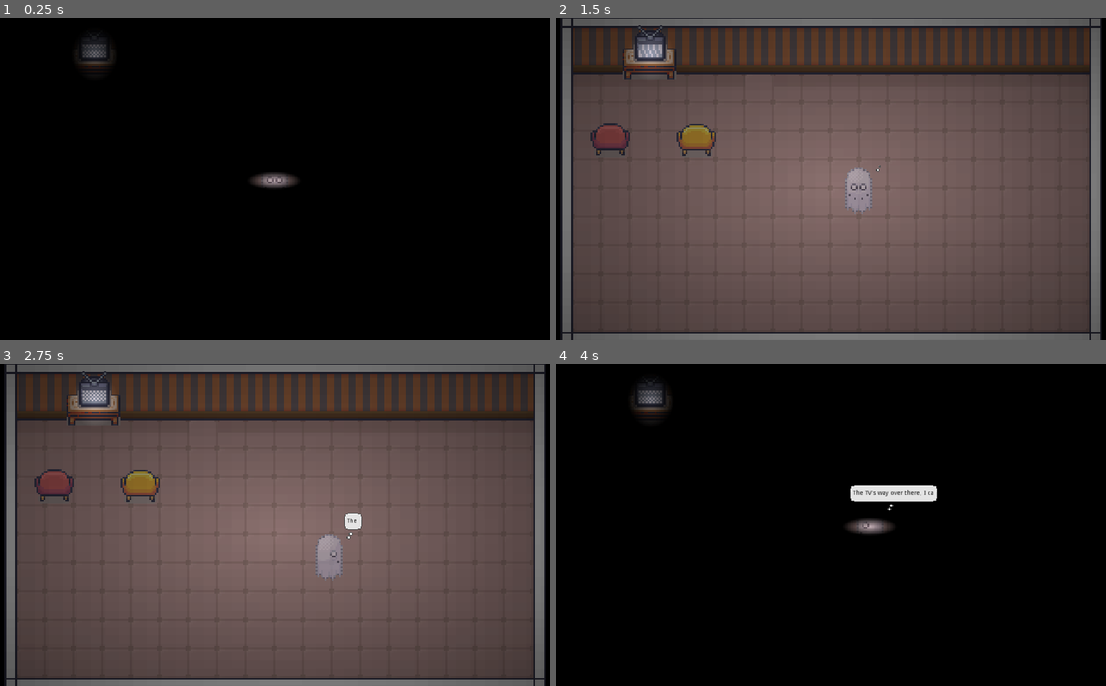
Above: before the commit, frames 1-4 (two rows, left to right).
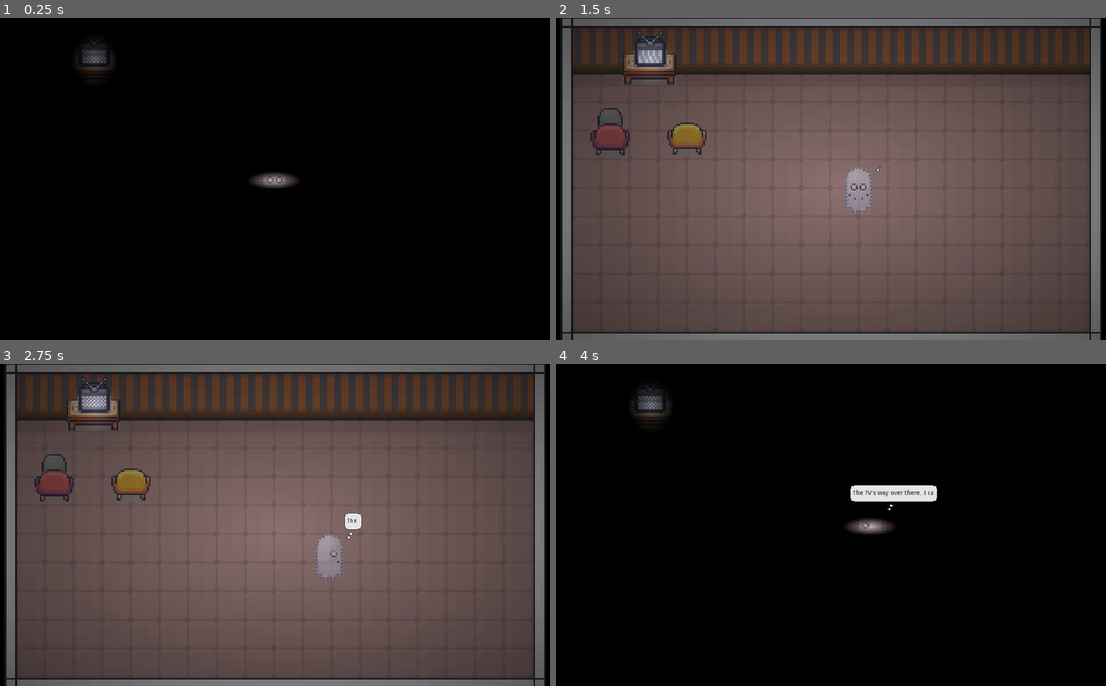
Above: after the commit, the same moments.

Repository: aranasaurus/bad-luck-blanche
Game: Godot game, scene res://World.tscn
Two runs of this game, one before a commit and one after it. Both use one fixed random seed, a clock stepped at 60 frames per second and the inputs below.
Inputs:
- Up to frame 1 (0.25 s): no input
- Up to frame 2 (1.5 s): hold Right (Right) 0.53-1.28 s; tap C (Chat) at 0.6 s; hold Down (Down) from 1.28 s (still down); tap L (Lights) at 1.35 s
- Up to frame 3 (2.75 s): release Down (Down) at 2.03 s; hold Right (Right) from 2.03 s (still down); tap T (TV) at 2.1 s
- Up to frame 4 (4 s): release Right (Right) at 2.78 s; hold Up (Up) 2.78-3.53 s; tap C (Chat) at 2.85 s; hold Left (Left) from 3.53 s (still down); tap L (Lights) at 3.6 s

The runs differ from the first frame. In frame 1, 0.2% of the frame differs, in the area x 14-21%, y 5-18%; in frame 2, 1.4%; in frame 3, 1.4%, in the area x 7-30%, y 2-43%; in frame 4, 0.3%.

Commit message:
Add Vernon

Diff:
--- /dev/null
+++ b/Vernon.tscn
@@ -0,0 +1,18 @@
+[gd_scene load_steps=3 format=2]
+
+[ext_resource path="res://sprites/Old_man_Josh_32x32.png" type="Texture" id=1]
+
+[sub_resource type="RectangleShape2D" id=1]
+extents = Vector2( 13, 4 )
+
+[node name="Vernon" type="KinematicBody2D"]
+
+[node name="CollisionShape2D" type="CollisionShape2D" parent="."]
+shape = SubResource( 1 )
+
+[node name="Sprite" type="Sprite" parent="."]
+position = Vector2( 0, -32 )
+texture = ExtResource( 1 )
+hframes = 48
+vframes = 10
+frame = 1
--- a/World.tscn
+++ b/World.tscn
@@ -8,6 +8,103 @@
 [ext_resource path="res://tiles/14_Basement_32x32.png" type="Texture" id=6]
 [ext_resource path="res://TV.tscn" type="PackedScene" id=7]
 [ext_resource path="res://tv_light.png" type="Texture" id=8]
+[ext_resource path="res://Vernon.tscn" type="PackedScene" id=9]
+
+[sub_resource type="ConvexPolygonShape2D" id=1]
+points = PoolVector2Array( 32, 32, 0, 32, 0, 0, 32, 0 )
+
+[sub_resource type="ConvexPolygonShape2D" id=2]
+points = PoolVector2Array( 32, 32, 0, 32, 0, 0, 32, 0 )
+
+[sub_resource type="ConvexPolygonShape2D" id=3]
+points = PoolVector2Array( 32, 32, 0, 32, 0, 0, 32, 0 )
+
+[sub_resource type="ConvexPolygonShape2D" id=4]
+points = PoolVector2Array( 32, 32, 0, 32, 0, 0, 32, 0 )
+
+[sub_resource type="ConvexPolygonShape2D" id=5]
+points = PoolVector2Array( 32, 32, 0, 32, 0, 0, 32, 0 )
+
+[sub_resource type="ConvexPolygonShape2D" id=6]
+points = PoolVector2Array( 32, 32, 0, 32, 0, 0, 32, 0 )
+
+[sub_resource type="ConvexPolygonShape2D" id=7]
+points = PoolVector2Array( 32, 32, 0, 32, 0, 0, 32, 0 )
+
+[sub_resource type="ConvexPolygonShape2D" id=8]
+points = PoolVector2Array( 32, 32, 0, 32, 0, 0, 32, 0 )
+
+[sub_resource type="ConvexPolygonShape2D" id=9]
+points = PoolVector2Array( 0, -32, 32, -32, 32, -32, 0, -32 )
+
+[sub_resource type="ConvexPolygonShape2D" id=10]
+points = PoolVector2Array( 0, 0, 32, 0, 32, 32, 0, 32 )
+
+[sub_resource type="ConvexPolygonShape2D" id=11]
+points = PoolVector2Array( 0, 0, 32, 0, 32, 32, 0, 32 )
+
+[sub_resource type="ConvexPolygonShape2D" id=12]
+points = PoolVector2Array( 0, 0, 32, 0, 32, 32, 0, 32 )
+
+[sub_resource type="ConvexPolygonShape2D" id=13]
+points = PoolVector2Array( 0, 0, 32, 0, 32, 32, 0, 32 )
+
+[sub_resource type="ConvexPolygonShape2D" id=14]
+points = PoolVector2Array( 0, 0, 32, 0, 32, 32, 0, 32 )
+
+[sub_resource type="ConvexPolygonShape2D" id=15]
+points = PoolVector2Array( 0, 0, 32, 0, 32, 32, 0, 32 )
+
+[sub_resource type="ConvexPolygonShape2D" id=16]
+points = PoolVector2Array( 0, 0, 32, 0, 32, 32, 0, 32 )
+
+[sub_resource type="ConvexPolygonShape2D" id=17]
+points = PoolVector2Array( 40, 96, 0, 96, 0, 32, 40, 32 )
+
+[sub_resource type="ConvexPolygonShape2D" id=18]
+points = PoolVector2Array( 48, 64, 0, 64, 0, 48, 48, 48 )
+
+[sub_resource type="ConvexPolygonShape2D" id=19]
+points = PoolVector2Array( 32, 32, 0, 32, 0, 0, 32, 0 )
+
+[sub_resource type="ConvexPolygonShape2D" id=20]
+points = PoolVector2Array( 32, 32, 0, 32, 0, 0, 32, 0 )
+
+[sub_resource type="ConvexPolygonShape2D" id=21]
+points = PoolVector2Array( 32, 32, 0, 32, 0, 0, 32, 0 )
+
+[sub_resource type="ConvexPolygonShape2D" id=22]
+points = PoolVector2Array( 32, 32, 0, 32, 0, 0, 32, 0 )
+
+[sub_resource type="ConvexPolygonShape2D" id=23]
+points = PoolVector2Array( 32, 32, 0, 32, 0, 0, 32, 0 )
+
+[sub_resource type="ConvexPolygonShape2D" id=24]
+points = PoolVector2Array( 32, 32, 0, 32, 0, 0, 32, 0 )
+
+[sub_resource type="ConvexPolygonShape2D" id=25]
+points = PoolVector2Array( 32, 32, 0, 32, 0, 0, 32, 0 )
+
+[sub_resource type="ConvexPolygonShape2D" id=26]
+points = PoolVector2Array( 32, 32, 0, 32, 0, 0, 32, 0 )
+
+[sub_resource type="ConvexPolygonShape2D" id=27]
+points = PoolVector2Array( 32, 32, 0, 32, 0, 0, 32, 0 )
+
+[sub_resource type="ConvexPolygonShape2D" id=28]
+points = PoolVector2Array( 32, 32, 0, 32, 0, 0, 32, 0 )
+
+[sub_resource type="ConvexPolygonShape2D" id=29]
+points = PoolVector2Array( 32, 32, 0, 32, 0, 0, 32, 0 )
+
+[sub_resource type="ConvexPolygonShape2D" id=30]
+points = PoolVector2Array( 32, 32, 0, 32, 0, 0, 32, 0 )
+
+[sub_resource type="ConvexPolygonShape2D" id=31]
+points = PoolVector2Array( 32, 32, 0, 32, 0, 0, 32, 0 )
+
+[sub_resource type="ConvexPolygonShape2D" id=32]
+points = PoolVector2Array( 32, 32, 0, 32, 0, 0, 32, 0 )
 
 [sub_resource type="ConvexPolygonShape2D" id=33]
 points = PoolVector2Array( 32, 32, 0, 32, 0, 0, 32, 0 )
@@ -30,93 +127,6 @@
 [sub_resource type="ConvexPolygonShape2D" id=39]
 points = PoolVector2Array( 32, 32, 0, 32, 0, 0, 32, 0 )
 
-[sub_resource type="ConvexPolygonShape2D" id=49]
-points = PoolVector2Array( 32, 32, 0, 32, 0, 0, 32, 0 )
-
-[sub_resource type="ConvexPolygonShape2D" id=1]
-points = PoolVector2Array( 0, -32, 32, -32, 32, -32, 0, -32 )
-
-[sub_resource type="ConvexPolygonShape2D" id=2]
-points = PoolVector2Array( 0, 0, 32, 0, 32, 32, 0, 32 )
-
-[sub_resource type="ConvexPolygonShape2D" id=3]
-points = PoolVector2Array( 0, 0, 32, 0, 32, 32, 0, 32 )
-
-[sub_resource type="ConvexPolygonShape2D" id=4]
-points = PoolVector2Array( 0, 0, 32, 0, 32, 32, 0, 32 )
-
-[sub_resource type="ConvexPolygonShape2D" id=5]
-points = PoolVector2Array( 0, 0, 32, 0, 32, 32, 0, 32 )
-
-[sub_resource type="ConvexPolygonShape2D" id=6]
-points = PoolVector2Array( 0, 0, 32, 0, 32, 32, 0, 32 )
-
-[sub_resource type="ConvexPolygonShape2D" id=7]
-points = PoolVector2Array( 0, 0, 32, 0, 32, 32, 0, 32 )
-
-[sub_resource type="ConvexPolygonShape2D" id=8]
-points = PoolVector2Array( 0, 0, 32, 0, 32, 32, 0, 32 )
-
-[sub_resource type="ConvexPolygonShape2D" id=9]
-points = PoolVector2Array( 40, 96, 0, 96, 0, 32, 40, 32 )
-
-[sub_resource type="ConvexPolygonShape2D" id=10]
-points = PoolVector2Array( 48, 64, 0, 64, 0, 48, 48, 48 )
-
-[sub_resource type="ConvexPolygonShape2D" id=11]
-points = PoolVector2Array( 32, 32, 0, 32, 0, 0, 32, 0 )
-
-[sub_resource type="ConvexPolygonShape2D" id=12]
-points = PoolVector2Array( 32, 32, 0, 32, 0, 0, 32, 0 )
-
-[sub_resource type="ConvexPolygonShape2D" id=13]
-points = PoolVector2Array( 32, 32, 0, 32, 0, 0, 32, 0 )
-
-[sub_resource type="ConvexPolygonShape2D" id=14]
-points = PoolVector2Array( 32, 32, 0, 32, 0, 0, 32, 0 )
-
-[sub_resource type="ConvexPolygonShape2D" id=15]
-points = PoolVector2Array( 32, 32, 0, 32, 0, 0, 32, 0 )
-
-[sub_resource type="ConvexPolygonShape2D" id=16]
-points = PoolVector2Array( 32, 32, 0, 32, 0, 0, 32, 0 )
-
-[sub_resource type="ConvexPolygonShape2D" id=17]
-points = PoolVector2Array( 32, 32, 0, 32, 0, 0, 32, 0 )
-
-[sub_resource type="ConvexPolygonShape2D" id=18]
-points = PoolVector2Array( 32, 32, 0, 32, 0, 0, 32, 0 )
-
-[sub_resource type="ConvexPolygonShape2D" id=19]
-points = PoolVector2Array( 32, 32, 0, 32, 0, 0, 32, 0 )
-
-[sub_resource type="ConvexPolygonShape2D" id=20]
-points = PoolVector2Array( 32, 32, 0, 32, 0, 0, 32, 0 )
-
-[sub_resource type="ConvexPolygonShape2D" id=21]
-points = PoolVector2Array( 32, 32, 0, 32, 0, 0, 32, 0 )
-
-[sub_resource type="ConvexPolygonShape2D" id=22]
-points = PoolVector2Array( 32, 32, 0, 32, 0, 0, 32, 0 )
-
-[sub_resource type="ConvexPolygonShape2D" id=23]
-points = PoolVector2Array( 32, 32, 0, 32, 0, 0, 32, 0 )
-
-[sub_resource type="ConvexPolygonShape2D" id=24]
-points = PoolVector2Array( 32, 32, 0, 32, 0, 0, 32, 0 )
-
-[sub_resource type="ConvexPolygonShape2D" id=25]
-points = PoolVector2Array( 32, 32, 0, 32, 0, 0, 32, 0 )
-
-[sub_resource type="ConvexPolygonShape2D" id=26]
-points = PoolVector2Array( 32, 32, 0, 32, 0, 0, 32, 0 )
-
-[sub_resource type="ConvexPolygonShape2D" id=27]
-points = PoolVector2Array( 32, 32, 0, 32, 0, 0, 32, 0 )
-
-[sub_resource type="ConvexPolygonShape2D" id=28]
-points = PoolVector2Array( 32, 32, 0, 32, 0, 0, 32, 0 )
-
 [sub_resource type="ConvexPolygonShape2D" id=40]
 points = PoolVector2Array( 32, 32, 0, 32, 0, 0, 32, 0 )
 
@@ -135,16 +145,7 @@
 [sub_resource type="ConvexPolygonShape2D" id=45]
 points = PoolVector2Array( 32, 32, 0, 32, 0, 0, 32, 0 )
 
-[sub_resource type="ConvexPolygonShape2D" id=46]
-points = PoolVector2Array( 32, 32, 0, 32, 0, 0, 32, 0 )
-
-[sub_resource type="ConvexPolygonShape2D" id=47]
-points = PoolVector2Array( 32, 32, 0, 32, 0, 0, 32, 0 )
-
-[sub_resource type="ConvexPolygonShape2D" id=48]
-points = PoolVector2Array( 32, 32, 0, 32, 0, 0, 32, 0 )
-
-[sub_resource type="TileSet" id=29]
+[sub_resource type="TileSet" id=46]
 0/name = "Room_Builder_32x32.png 0"
 0/texture = ExtResource( 1 )
 0/tex_offset = Vector2( 0, 0 )
@@ -246,170 +247,170 @@
 4/navigation_offset = Vector2( 0, 0 )
 4/shape_offset = Vector2( 0, 0 )
 4/shape_transform = Transform2D( 1, 0, 0, 1, 0, 0 )
-4/shape = SubResource( 11 )
+4/shape = SubResource( 19 )
 4/shape_one_way = false
 4/shape_one_way_margin = 1.0
 4/shapes = [ {
 "autotile_coord": Vector2( 0, 0 ),
 "one_way": false,
 "one_way_margin": 1.0,
-"shape": SubResource( 11 ),
+"shape": SubResource( 19 ),
 "shape_transform": Transform2D( 1, 0, 0, 1, 0, 0 )
 }, {
 "autotile_coord": Vector2( 1, 0 ),
 "one_way": false,
 "one_way_margin": 1.0,
-"shape": SubResource( 12 ),
+"shape": SubResource( 20 ),
 "shape_transform": Transform2D( 1, 0, 0, 1, 0, 0 )
 }, {
 "autotile_coord": Vector2( 7, 0 ),
 "one_way": false,
 "one_way_margin": 1.0,
-"shape": SubResource( 13 ),
+"shape": SubResource( 21 ),
 "shape_transform": Transform2D( 1, 0, 0, 1, 0, 0 )
 }, {
 "autotile_coord": Vector2( 8, 0 ),
 "one_way": false,
 "one_way_margin": 1.0,
-"shape": SubResource( 14 ),
+"shape": SubResource( 22 ),
 "shape_transform": Transform2D( 1, 0, 0, 1, 0, 0 )
 }, {
 "autotile_coord": Vector2( 9, 0 ),
 "one_way": false,
 "one_way_margin": 1.0,
-"shape": SubResource( 15 ),
+"shape": SubResource( 23 ),
 "shape_transform": Transform2D( 1, 0, 0, 1, 0, 0 )
 }, {
 "autotile_coord": Vector2( 9, 1 ),
 "one_way": false,
 "one_way_margin": 1.0,
-"shape": SubResource( 16 ),
+"shape": SubResource( 24 ),
 "shape_transform": Transform2D( 1, 0, 0, 1, 0, 0 )
 }, {
 "autotile_coord": Vector2( 8, 1 ),
 "one_way": false,
 "one_way_margin": 1.0,
-"shape": SubResource( 17 ),
+"shape": SubResource( 25 ),
 "shape_transform": Transform2D( 1, 0, 0, 1, 0, 0 )
 }, {
 "autotile_coord": Vector2( 4, 1 ),
 "one_way": false,
 "one_way_margin": 1.0,
-"shape": SubResource( 18 ),
+"shape": SubResource( 26 ),
 "shape_transform": Transform2D( 1, 0, 0, 1, 0, 0 )
 }, {
 "autotile_coord": Vector2( 6, 1 ),
 "one_way": false,
 "one_way_margin": 1.0,
-"shape": SubResource( 19 ),
+"shape": SubResource( 27 ),
 "shape_transform": Transform2D( 1, 0, 0, 1, 0, 0 )
 }, {
 "autotile_coord": Vector2( 6, 2 ),
 "one_way": false,
 "one_way_margin": 1.0,
-"shape": SubResource( 20 ),
+"shape": SubResource( 28 ),
 "shape_transform": Transform2D( 1, 0, 0, 1, 0, 0 )
 }, {
 "autotile_coord": Vector2( 6, 3 ),
 "one_way": false,
 "one_way_margin": 1.0,
-"shape": SubResource( 21 ),
+"shape": SubResource( 29 ),
 "shape_transform": Transform2D( 1, 0, 0, 1, 0, 0 )
 }, {
 "autotile_coord": Vector2( 5, 3 ),
 "one_way": false,
 "one_way_margin": 1.0,
-"shape": SubResource( 22 ),
+"shape": SubResource( 30 ),
 "shape_transform": Transform2D( 1, 0, 0, 1, 0, 0 )
 }, {
 "autotile_coord": Vector2( 4, 3 ),
 "one_way": false,
 "one_way_margin": 1.0,
-"shape": SubResource( 23 ),
+"shape": SubResource( 31 ),
 "shape_transform": Transform2D( 1, 0, 0, 1, 0, 0 )
 }, {
 "autotile_coord": Vector2( 4, 2 ),
 "one_way": false,
 "one_way_margin": 1.0,
-"shape": SubResource( 24 ),
+"shape": SubResource( 32 ),
 "shape_transform": Transform2D( 1, 0, 0, 1, 0, 0 )
 }, {
 "autotile_coord": Vector2( 3, 1 ),
 "one_way": false,
 "one_way_margin": 1.0,
-"shape": SubResource( 25 ),
+"shape": SubResource( 33 ),
 "shape_transform": Transform2D( 1, 0, 0, 1, 0, 0 )
 }, {
 "autotile_coord": Vector2( 2, 1 ),
 "one_way": false,
 "one_way_margin": 1.0,
-"shape": SubResource( 26 ),
+"shape": SubResource( 34 ),
 "shape_transform": Transform2D( 1, 0, 0, 1, 0, 0 )
 }, {
 "autotile_coord": Vector2( 1, 1 ),
 "one_way": false,
 "one_way_margin": 1.0,
-"shape": SubResource( 27 ),
+"shape": SubResource( 35 ),
 "shape_transform": Transform2D( 1, 0, 0, 1, 0, 0 )
 }, {
 "autotile_coord": Vector2( 0, 1 ),
 "one_way": false,
 "one_way_margin": 1.0,
-"shape": SubResource( 28 ),
+"shape": SubResource( 36 ),
 "shape_transform": Transform2D( 1, 0, 0, 1, 0, 0 )
 }, {
 "autotile_coord": Vector2( 0, 2 ),
 "one_way": false,
 "one_way_margin": 1.0,
+"shape": SubResource( 37 ),
+"shape_transform": Transform2D( 1, 0, 0, 1, 0, 0 )
+}, {
+"autotile_coord": Vector2( 1, 2 ),
+"one_way": false,
+"one_way_margin": 1.0,
+"shape": SubResource( 38 ),
+"shape_transform": Transform2D( 1, 0, 0, 1, 0, 0 )
+}, {
+"autotile_coord": Vector2( 2, 2 ),
+"one_way": false,
+"one_way_margin": 1.0,
+"shape": SubResource( 39 ),
+"shape_transform": Transform2D( 1, 0, 0, 1, 0, 0 )
+}, {
+"autotile_coord": Vector2( 7, 2 ),
+"one_way": false,
+"one_way_margin": 1.0,
 "shape": SubResource( 40 ),
 "shape_transform": Transform2D( 1, 0, 0, 1, 0, 0 )
 }, {
-"autotile_coord": Vector2( 1, 2 ),
+"autotile_coord": Vector2( 8, 2 ),
 "one_way": false,
 "one_way_margin": 1.0,
 "shape": SubResource( 41 ),
 "shape_transform": Transform2D( 1, 0, 0, 1, 0, 0 )
 }, {
-"autotile_coord": Vector2( 2, 2 ),
+"autotile_coord": Vector2( 9, 2 ),
 "one_way": false,
 "one_way_margin": 1.0,
 "shape": SubResource( 42 ),
 "shape_transform": Transform2D( 1, 0, 0, 1, 0, 0 )
 }, {
-"autotile_coord": Vector2( 7, 2 ),
+"autotile_coord": Vector2( 7, 3 ),
 "one_way": false,
 "one_way_margin": 1.0,
 "shape": SubResource( 43 ),
 "shape_transform": Transform2D( 1, 0, 0, 1, 0, 0 )
 }, {
-"autotile_coord": Vector2( 8, 2 ),
+"autotile_coord": Vector2( 8, 3 ),
 "one_way": false,
 "one_way_margin": 1.0,
 "shape": SubResource( 44 ),
 "shape_transform": Transform2D( 1, 0, 0, 1, 0, 0 )
 }, {
-"autotile_coord": Vector2( 9, 2 ),
+"autotile_coord": Vector2( 9, 3 ),
 "one_way": false,
 "one_way_margin": 1.0,
 "shape": SubResource( 45 ),
-"shape_transform": Transform2D( 1, 0, 0, 1, 0, 0 )
-}, {
-"autotile_coord": Vector2( 7, 3 ),
-"one_way": false,
-"one_way_margin": 1.0,
-"shape": SubResource( 46 ),
-"shape_transform": Transform2D( 1, 0, 0, 1, 0, 0 )
-}, {
-"autotile_coord": Vector2( 8, 3 ),
-"one_way": false,
-"one_way_margin": 1.0,
-"shape": SubResource( 47 ),
-"shape_transform": Transform2D( 1, 0, 0, 1, 0, 0 )
-}, {
-"autotile_coord": Vector2( 9, 3 ),
-"one_way": false,
-"one_way_margin": 1.0,
-"shape": SubResource( 48 ),
 "shape_transform": Transform2D( 1, 0, 0, 1, 0, 0 )
 } ]
 4/z_index = 0
@@ -941,69 +942,37 @@
 25/navigation_offset = Vector2( 0, 0 )
 25/shape_offset = Vector2( 0, 0 )
 25/shape_transform = Transform2D( 1, 0, 0, 1, 0, 0 )
-25/shape = SubResource( 10 )
+25/shape = SubResource( 18 )
 25/shape_one_way = false
 25/shape_one_way_margin = 1.0
 25/shapes = [ {
 "autotile_coord": Vector2( 0, 0 ),
 "one_way": false,
 "one_way_margin": 1.0,
-"shape": SubResource( 10 ),
+"shape": SubResource( 18 ),
 "shape_transform": Transform2D( 1, 0, 0, 1, 0, 0 )
 } ]
 25/z_index = 0
 
-[sub_resource type="RectangleShape2D" id=32]
+[sub_resource type="RectangleShape2D" id=48]
+extents = Vector2( 30, 10 )
+
+[sub_resource type="RectangleShape2D" id=47]
 extents = Vector2( 20, 13 )
 
-[sub_resource type="RectangleShape2D" id=30]
-extents = Vector2( 30, 10 )
-
-[sub_resource type="CanvasItemMaterial" id=31]
+[sub_resource type="CanvasItemMaterial" id=49]
 
 [node name="World" type="Node"]
 script = ExtResource( 4 )
 
 [node name="TileMap" type="TileMap" parent="."]
-tile_set = SubResource( 29 )
+tile_set = SubResource( 46 )
 cell_size = Vector2( 32, 32 )
 format = 1
-tile_data = PoolIntArray( 0, 4, 65540, 1, 22, 1, 2, 22, 1, 3 …(616 unchanged characters)…  131077, 7, 1, 131078, 7, 1, 131079, 7, 65537, 131080, 7, 1, 131081, 7, 1, 131082, 7, …(3411 unchanged characters)…
-
-[node name="Couch" type="Node2D" parent="."]
-position = Vector2( 73, 139 )
-
-[node name="Left" type="Sprite" parent="Couch"]
-position = Vector2( 0, -2 )
-texture = ExtResource( 6 )
-region_enabled = true
-region_rect = Rect2( 200, 1248, 48, 48 )
-
-[node name="InteractionArea" type="Area2D" parent="Couch/Left"]
-position = Vector2( 96, 0 )
-
-[node name="CollisionShape2D" type="CollisionShape2D" parent="Couch/Left/InteractionArea"]
-position = Vector2( -96, -11 )
-shape = SubResource( 32 )
-
-[node name="Right" type="Sprite" parent="Couch"]
-position = Vector2( 96, 0 )
-texture = ExtResource( 6 )
-region_enabled = true
-region_rect = Rect2( 264, 1186, 48, 48 )
-__meta__ = {
-"_edit_group_": true,
-"_edit_lock_": true
-}
-
-[node name="InteractionArea" type="Area2D" parent="Couch/Right"]
-
-[node name="CollisionShape2D" type="CollisionShape2D" parent="Couch/Right/InteractionArea"]
-position = Vector2( 0, -12 )
-shape = SubResource( 32 )
+tile_data = PoolIntArray( 0, 4, 65540, 1, 22, 1, 2, 22, 1, 3 …(616 unchanged characters)…  131077, 7, 1, 131078, 7, 1, 131079, 7, 1, 131080, 7, 1, 131081, 7, 1, 131082, 7, …(3411 unchanged characters)…
 
 [node name="Table" type="Sprite" parent="."]
-position = Vector2( 118, 54 )
+position = Vector2( 118, 60 )
 texture = ExtResource( 5 )
 region_enabled = true
 region_rect = Rect2( 66.1931, 247.148, 60.0007, 36.0643 )
@@ -1018,14 +987,52 @@
 
 [node name="CollisionShape2D" type="CollisionShape2D" parent="Table/TV/InteractionArea"]
 position = Vector2( 0, 26 )
-shape = SubResource( 30 )
+shape = SubResource( 48 )
+
+[node name="Vernon" parent="." instance=ExtResource( 9 )]
+position = Vector2( 73, 146 )
+
+[node name="Couch" type="Node2D" parent="."]
+position = Vector2( 73, 139 )
+
+[node name="Left" type="Sprite" parent="Couch"]
+position = Vector2( 0, -2 )
+texture = ExtResource( 6 )
+region_enabled = true
+region_rect = Rect2( 200, 1248, 48, 48 )
+__meta__ = {
+"_edit_group_": true,
+"_edit_lock_": true
+}
+
+[node name="InteractionArea" type="Area2D" parent="Couch/Left"]
+position = Vector2( 96, 0 )
+
+[node name="CollisionShape2D" type="CollisionShape2D" parent="Couch/Left/InteractionArea"]
+position = Vector2( -96, -11 )
+shape = SubResource( 47 )
+
+[node name="Right" type="Sprite" parent="Couch"]
+position = Vector2( 86, -1 )
+texture = ExtResource( 6 )
+region_enabled = true
+region_rect = Rect2( 264, 1186, 48, 48 )
+__meta__ = {
+"_edit_group_": true
+}
+
+[node name="InteractionArea" type="Area2D" parent="Couch/Right"]
+
+[node name="CollisionShape2D" type="CollisionShape2D" parent="Couch/Right/InteractionArea"]
+position = Vector2( 0, -12 )
+shape = SubResource( 47 )
 
 [node name="Blanche" parent="." instance=ExtResource( 2 )]
 position = Vector2( 318, 185 )
 
 [node name="Light2D" type="Light2D" parent="Blanche"]
 visible = false
-material = SubResource( 31 )
+material = SubResource( 49 )
 position = Vector2( -2, -1 )
 scale = Vector2( 1.1, 1.1 )
 texture = ExtResource( 3 )
Not shown: 4 places in World.tscn that only renumber resources
Binary file added: sprites/Old_man_Josh_32x32.png
Not shown, added: sprites/Old_man_Josh_32x32.png.import
